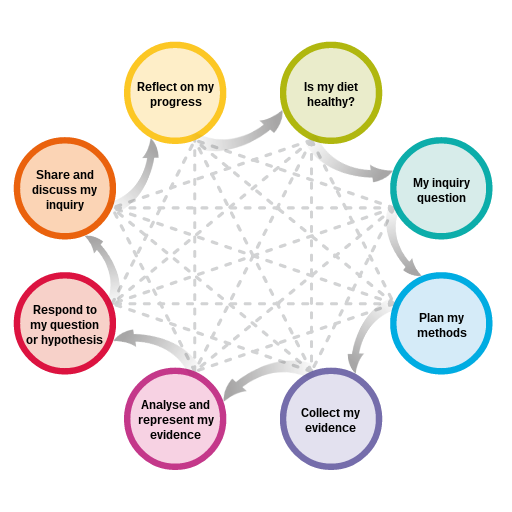
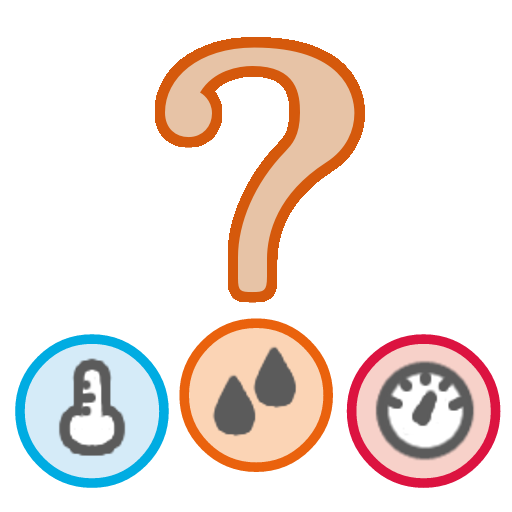
Layered file, before and after one edit (512px x 512px). Changes by layer:
removed layer "c.png" over [13, 37, 501, 488]
added layer "Pasted Layer" above "1" over [15, 37, 501, 488]
added layer "1" over [155, 37, 365, 351]
